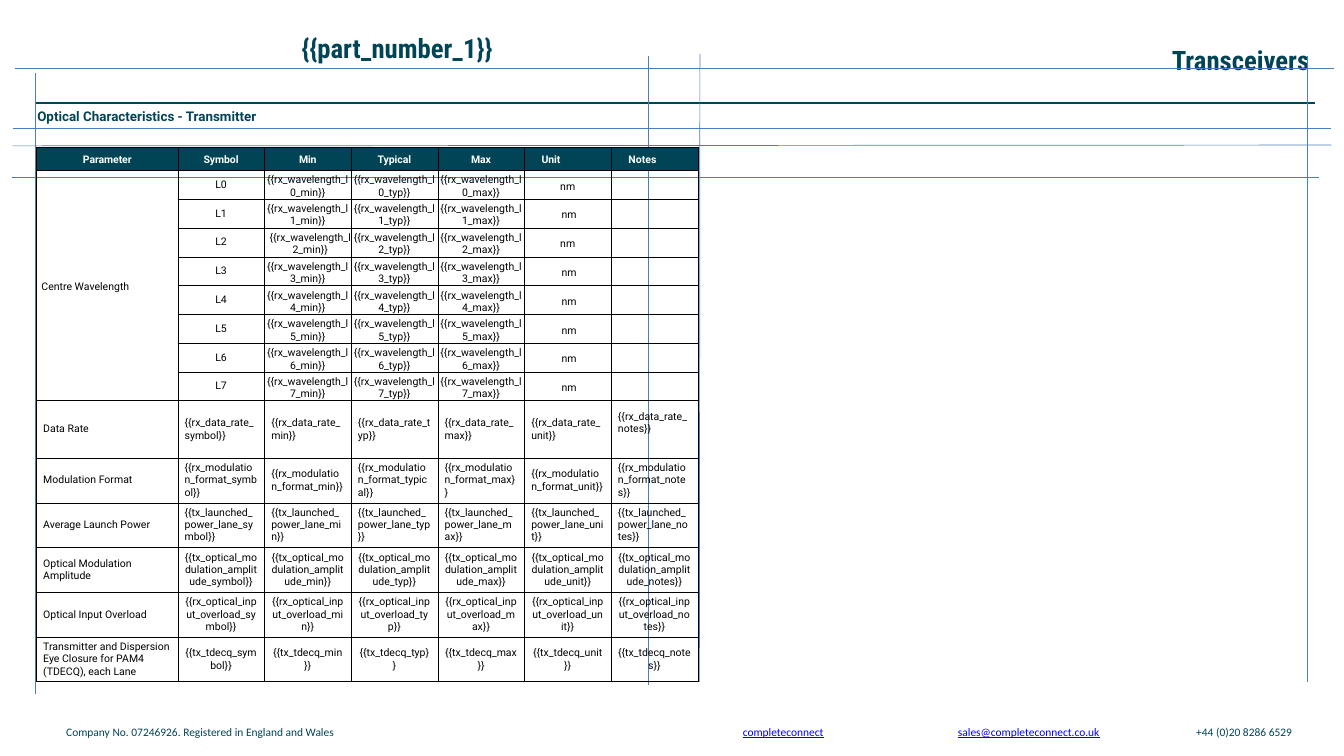
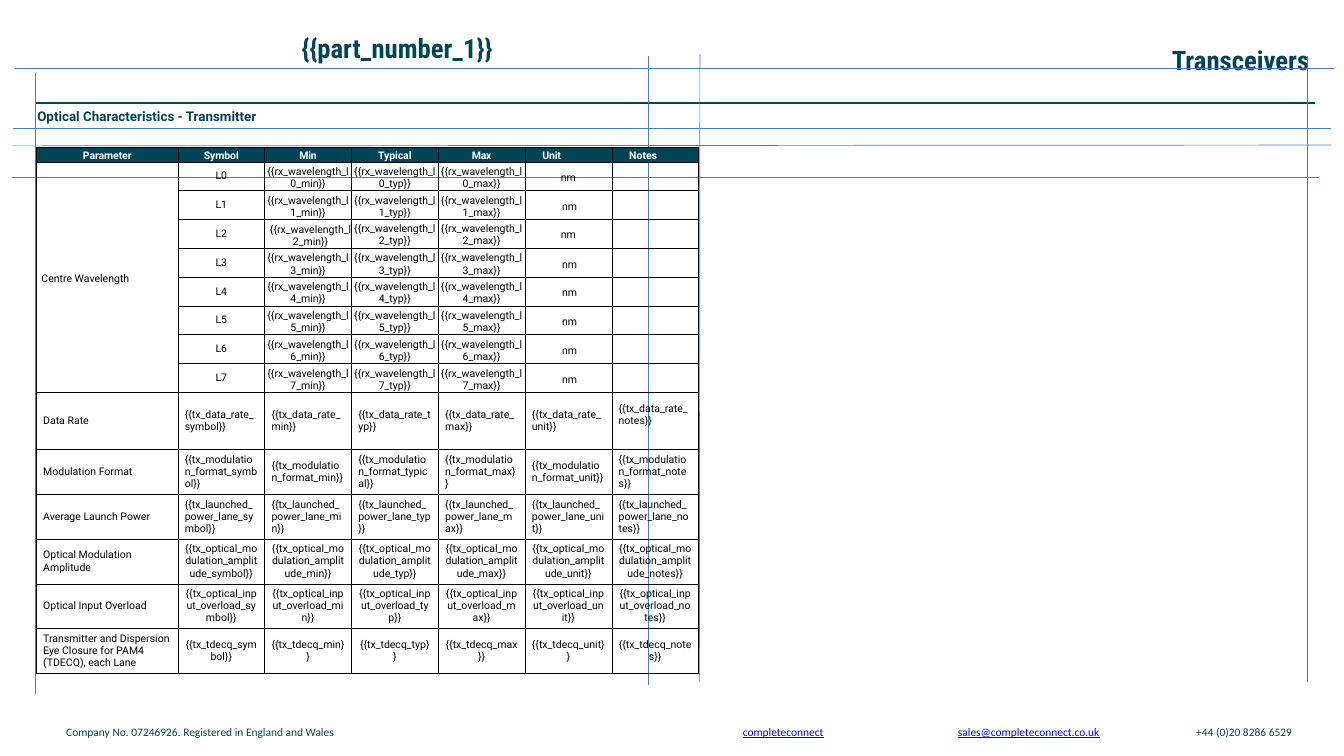
Before and after one commit to Sofiavenizelos/pptx-filler, a slide deck: slide 5 of template.pptx. Drawn at 1344x756 pixels with LibreOffice and Linux fonts; fonts in the diff are those of the drawing; background and template pictures are left out. Boxes give left, top, right and bottom in pixels: in the first picture for what was removed or moved away, otherwise in the second. Text is boxed around its words. In the diff, an @@ line names an element or a change of style, - is before the commit and + after.

```diff
--- a/template.pptx
+++ b/template.pptx
@@ table at [36,147,697,673] @@
-row 10: Data Rate | {{rx_data_rate_symbol}} | {{rx_data_rate_min}} | {{rx_data_rate_typ}} | {{rx_data_rate_max}} | {{rx_data_rate_unit}} | {{rx_data_rate_notes}}
+row 10: Data Rate | {{tx_data_rate_symbol}} | {{tx_data_rate_min}} | {{tx_data_rate_typ}} | {{tx_data_rate_max}} | {{tx_data_rate_unit}} | {{tx_data_rate_notes}}
-row 11: Modulation Format | {{rx_modulation_format_symbol}} | {{rx_modulation_format_min}} | {{rx_modulation_format_typical}} | {{rx_modulation_format_max}} | {{rx_modulation_format_unit}} | {{rx_modulation_format_notes}}
+row 11: Modulation Format | {{tx_modulation_format_symbol}} | {{tx_modulation_format_min}} | {{tx_modulation_format_typical}} | {{tx_modulation_format_max}} | {{tx_modulation_format_unit}} | {{tx_modulation_format_notes}}
-row 14: Optical Input Overload | {{rx_optical_input_overload_symbol}} | {{rx_optical_input_overload_min}} | {{rx_optical_input_overload_typ}} | {{rx_optical_input_overload_max}} | {{rx_optical_input_overload_unit}} | {{rx_optical_input_overload_notes}}
+row 14: Optical Input Overload | {{tx_optical_input_overload_symbol}} | {{tx_optical_input_overload_min}} | {{tx_optical_input_overload_typ}} | {{tx_optical_input_overload_max}} | {{tx_optical_input_overload_unit}} | {{tx_optical_input_overload_notes}}
```
Also in this commit, not shown: 5 other slides changed.
